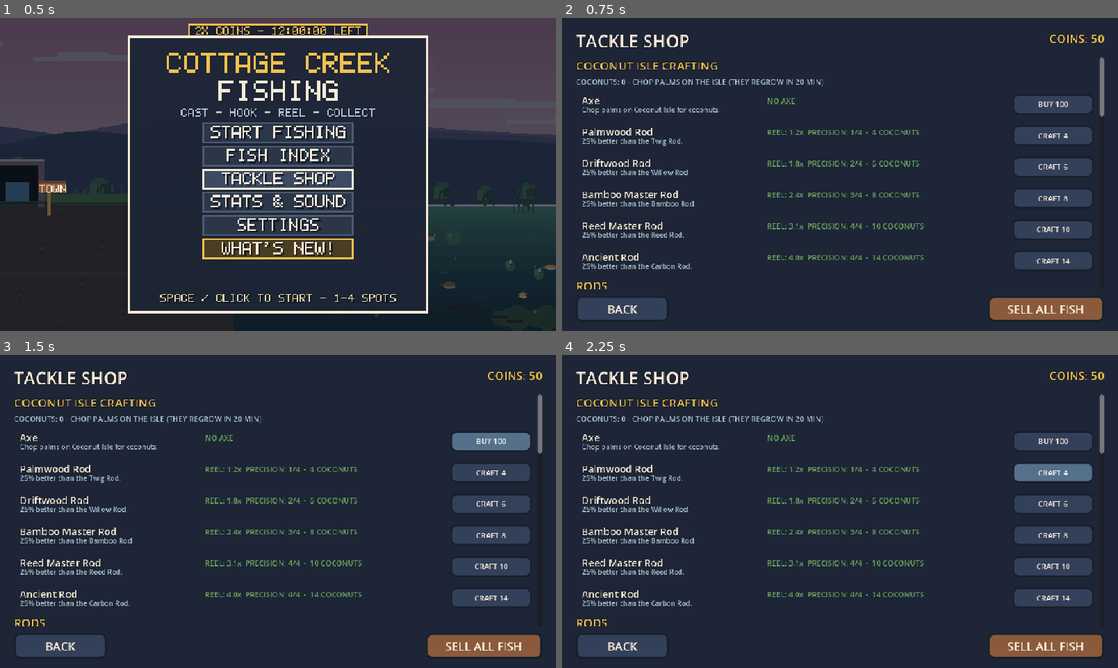
Above: before the commit, frames 1-4 (two rows, left to right).
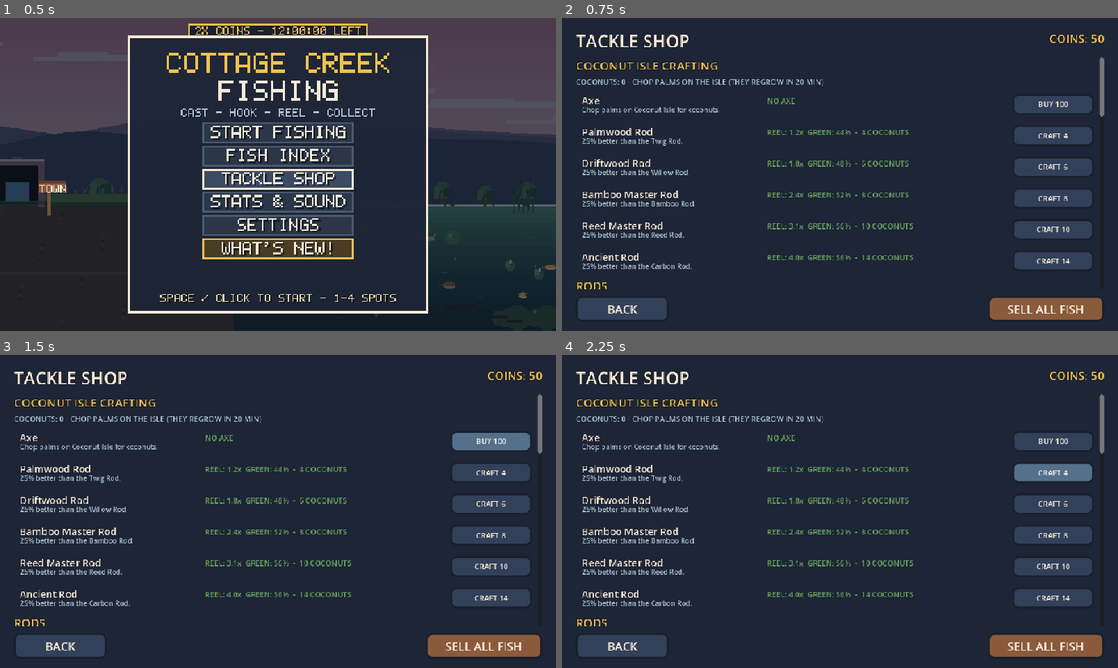
Above: after the commit, the same moments.

Repository: timmywwe13-hub/simple
Game: Godot game, scene res://main.tscn
The game is run twice, just before and just after one commit, with the same random seed, the same clock (stepped at 60 frames per second) and the same inputs.
Inputs (mouse positions are in pixels of both pictures, inside the frame that each line leads up to):
- Up to frame 1 (0.5 s): no input
- Up to frame 2 (0.75 s): tap Enter (ui_accept) at 0.5 s; move the mouse to (962, 158) at 0.52 s; press the mouse at (962, 158) at 0.53 s; hold Right (move_right) from 0.53 s (still down)
- Up to frame 3 (1.5 s): tap Enter (ui_accept) at 0.77, 1.07 s; release Right (move_right) at 1.25 s; release the mouse at (400, 495) at 1.25 s; click "BUY 100" at 1.25 s
- Up to frame 4 (2.25 s): click "CRAFT 4" at 2 s

Frame 1 is identical in both runs. In frame 2, 1.0% of the frame differs, in the area x 44-66%, y 35-78%; in frame 3, 1.0%; in frame 4, 1.0%.

Commit message:
Rebalance fishing minigames and ship v1.8.1

Diff:
--- a/project.godot
+++ b/project.godot
@@ -11,7 +11,7 @@
 [application]
 
 config/name="Cottage Creek Fishing"
-config/version="1.8"
+config/version="1.8.1"
 run/main_scene="res://main.tscn"
 config/use_custom_user_dir=true
 config/custom_user_dir_name="simple"
--- a/scripts/ShopDB.gd
+++ b/scripts/ShopDB.gd
@@ -3,17 +3,20 @@
 
 ## Shop / upgrade data. All static.
 
+const GREEN_BASE_PERCENT := 40
+const GREEN_STEP_PERCENT := 4
+
 static var RODS := {
 	"rod_stick": {"id": "rod_stick", "name": "Twig Rod", "cost": 0,
-		"reel_speed": 1.0, "timing_window": 0.18, "desc": "A bent stick. Slow reeling.", "owned": true},
+		"reel_speed": 1.0, "timing_window": 0.18, "desc": "A bent stick. Slow reeling, 40% green window.", "owned": true},
 	"rod_wood": {"id": "rod_wood", "name": "Willow Rod", "cost": 150,
-		"reel_speed": 1.4, "timing_window": 0.22, "desc": "Smoother flex and a faster reel, but a tighter target.", "owned": false},
+		"reel_speed": 1.4, "timing_window": 0.22, "desc": "Faster reel and a 4% wider green window.", "owned": false},
 	"rod_bamboo": {"id": "rod_bamboo", "name": "Bamboo Rod", "cost": 500,
-		"reel_speed": 1.9, "timing_window": 0.28, "desc": "Quick reel and a small target that shifts each pass.", "owned": false},
+		"reel_speed": 1.9, "timing_window": 0.28, "desc": "Quick reel and an 8% wider green window.", "owned": false},
 	"rod_fiber": {"id": "rod_fiber", "name": "Reed Rod", "cost": 1200,
-		"reel_speed": 2.5, "timing_window": 0.36, "desc": "Very fast reel. The green target moves every pass.", "owned": false},
+		"reel_speed": 2.5, "timing_window": 0.36, "desc": "Very fast reel and a 12% wider green window.", "owned": false},
 	"rod_carbon": {"id": "rod_carbon", "name": "Carbon Rod", "cost": 2600,
-		"reel_speed": 3.2, "timing_window": 0.42, "desc": "Tournament blank: fastest reel, smallest moving target.", "owned": false},
+		"reel_speed": 3.2, "timing_window": 0.42, "desc": "Tournament blank: fastest reel and a 16% wider green window.", "owned": false},
 }
 
 ## Island-crafted rods: exactly 25% better than the shop rod they are
@@ -111,6 +114,27 @@
 		"speed": 215.0, "value_mult": 1.20, "desc": "Deep-sea ready. Fish fetch 20% more.", "owned": false},
 }
 
+## Rod tier from the hidden timing_window marker: 0 = Twig, 4 = Carbon.
+## Crafted rod timings map through these same thresholds.
+static func rod_tier(rod_id: String) -> int:
+	var tw := float(item("rods", rod_id).get("timing_window", 0.18))
+	if tw >= 0.40:
+		return 4
+	if tw >= 0.34:
+		return 3
+	if tw >= 0.26:
+		return 2
+	if tw >= 0.20:
+		return 1
+	return 0
+
+
+## Total width of the timing green as a percentage of the bar. Every shop
+## rod adds 4 points; crafted rods sit one tier above their base rod.
+static func rod_green_percent(rod_id: String) -> int:
+	return GREEN_BASE_PERCENT + GREEN_STEP_PERCENT * rod_tier(rod_id)
+
+
 static func category(category: String) -> Dictionary:
 	return _db(category)
 
--- a/scripts/changelog.gd
+++ b/scripts/changelog.gd
@@ -6,9 +6,19 @@
 ## list. Bump VERSION and add a new entry on every release; the menu shows
 ## a "!" badge until the player opens the screen once (GameState.seen_version).
 
-const VERSION := "1.8"
+const VERSION := "1.8.1"
 
 const ENTRIES := [
+	{
+		"version": "1.8.1",
+		"title": "A FAIRER GREEN",
+		"items": [
+			"MINIGAME PICK - every hooked fish now rolls 50/50 between the timing bar and the tug-of-war, no matter the species or rarity, so both minigames stay in rotation.",
+			"TIMING GREEN - the timing green now picks one spot when the fish is hooked and stays there for that fish; it no longer jumps every pass. It covers 40% of the bar, and every rod tier widens it by another 4% (40 / 44 / 48 / 52 / 56%), so a normal reaction can hit it.",
+			"TUG-OF-WAR GREEN - the tug band starts at 44% wide, but it drifts slowly across the bar, so follow it with the tension marker instead of holding one spot. Better rods and lines widen it further.",
+			"SHOP CLARITY - rod cards now show GREEN % instead of the old precision number, and the rod descriptions explain the +4% window per tier.",
+		],
+	},
 	{
 		"version": "1.8",
 		"title": "ALL IN AT THE LUCKY LILY",
--- a/scripts/main.gd
+++ b/scripts/main.gd
@@ -25,16 +25,18 @@
 const ART_FADE := 0.8
 
 ## Fishing minigame balance, tuned for human reaction times: a generous
-## hook window, a slow readable sweep on the timing bar, and a forgiving
-## tug-of-war for big fish - slow tension drift, a wide green band (better
-## lines widen it further), and the fish only escapes after the line has
-## been fully slack or fully strained for TUG_PEG seconds straight.
+## hook window, a readable sweep on the timing bar, and a forgiving
+## tug-of-war. The timing green picks one spot per fish and starts at 40%
+## of the bar (every rod adds 4% width). Each hooked fish randomly gets
+## either the timing minigame or the tug-of-war 50/50, regardless of
+## species or rarity. The tug green starts at 44% and drifts slowly so the
+## player has to follow it; rods and lines widen that band too.
 const BITE_WINDOW := 2.2
 const TIMING_SWEEP := 0.5
-const TIMING_ACCEPT := 0.8
 const TUG_BUILD := 0.55
 const TUG_DECAY := 0.45
-const TUG_BAND := 0.2
+const TUG_BAND := 0.22
+const TUG_GREEN_SPEED := 0.20
 const TUG_HOLD := 1.2
 const TUG_PEG := 0.8
 
@@ -43,7 +45,7 @@
 ## input latency - clicking the green no longer randomly reads as a miss.
 const TIMING_GRACE := 0.03
 
-## Big-fish tug: a quick tap works like a short pump, so clicking in the
+## Tug-of-war: a quick tap works like a short pump, so clicking in the
 ## green lands fish just like holding the button does.
 const TUG_TAP_PUMP := 0.07
 const TUG_TAP_PROGRESS := 0.45
@@ -123,6 +125,8 @@
 var reel_dir := 1.0
 var reel_hold := false
 var reel_tension := 0.5
+var tug_center := 0.5
+var tug_dir := 1.0
 var tug_ok_time := 0.0
 var tug_peg_time := 0.0
 var catch_fish_id := ""
@@ -131,6 +135,9 @@
 var catch_rarity := ""
 var catch_coins := 0
 var catch_perfect := false
+## True when this fish's reel uses the tug-of-war instead of the timing bar.
+## Rolled 50/50 after the hook lands, so either fish can use either mode.
+var tug_fight := false
 ## Bait used for the current cast ("" = fishing bare, caught via
 ## GameState.consume_bait() when the cast starts).
 var cast_bait := ""
@@ -707,7 +714,7 @@
 		STATE_BITE:
 			return "HOOK"
 		STATE_REEL:
-			return "HOLD" if _is_big_fish() else "REEL"
+			return "HOLD" if _is_tug_fight() else "REEL"
 		_:
 			return "CAST"
 
@@ -1280,11 +1287,9 @@
 	msg("BITE! PRESS SPACE OR CLICK TO HOOK")
 
 
-## Timing minigame target. Higher-tier rods reel faster but the green is
-## smaller *and* relocates every time the marker bounces, so holding or
-## autoclicking a fixed spot cannot land fish any more.
+## Timing minigame target. The green is chosen once when the fish is
+## hooked and stays put for that fish; better rods make it wider.
 var timing_center := 0.5
-var timing_shifts := 0
 
 func _hook_success() -> void:
 	hooked = false
@@ -1292,18 +1297,22 @@
 	_select_catch()
 	state = STATE_REEL
 	reel_active = true
-	reel_pos = 0.5
+	# Start the timing marker at the left edge so a half-bar green is still
+	# a real timing test instead of an instant click at the centre.
+	reel_pos = 0.0
 	reel_dir = 1.0
 	reel_hold = false
 	reel_tension = 0.5
+	tug_center = 0.5
+	tug_dir = 1.0 if randf() < 0.5 else -1.0
 	tug_ok_time = 0.0
 	tug_peg_time = 0.0
-	timing_shifts = 0
 	timing_center = _first_timing_center()
-	if _is_big_fish():
-		msg("HEAVY FIGHT - HOLD TO REEL, KEEP THE MARKER IN THE GREEN")
+	tug_fight = _roll_fight_mode()
+	if tug_fight:
+		msg("TUG-OF-WAR - HOLD TO REEL, FOLLOW THE GREEN")
 	else:
-		msg("PRESS IN THE GREEN ZONE")
+		msg("TIMING CAST - PRESS IN THE GREEN")
 
 
 func _hook_fail() -> void:
@@ -1315,8 +1324,13 @@
 	fx_shake(0.6)
 
 
-func _is_big_fish() -> bool:
-	return GameTheme.get_rarity_rate(catch_rarity) < 0.25
+## 50/50 pick between the timing bar and the tug-of-war for this fish.
+func _roll_fight_mode() -> bool:
+	return randf() < 0.5
+
+
+func _is_tug_fight() -> bool:
+	return tug_fight
 
 
 func _lantern() -> Dictionary:
@@ -1382,7 +1396,7 @@
 func _update_reel(dt: float) -> void:
 	var target := rod_tip
 	bobber_pos = bobber_pos.lerp(target, clampf(dt * 0.9, 0.0, 1.0))
-	if _is_big_fish():
+	if _is_tug_fight():
 		_update_tug(dt)
 	else:
 		_update_timing(dt)
@@ -1390,16 +1404,15 @@
 
 func _update_timing(dt: float) -> void:
 	var prev_pos := reel_pos
-	# better rods sweep faster; that speed is the upgrade's trade-off
-	reel_pos += reel_dir * dt * TIMING_SWEEP * _rod_reel_speed()
+	# The sweep speed is the same on every rod, so the wider green is a
+	# real 4% improvement instead of being cancelled by a faster marker.
+	reel_pos += reel_dir * dt * TIMING_SWEEP
 	if reel_pos > 1.0:
 		reel_pos = 1.0
 		reel_dir = -1.0
-		_shift_timing_center()
 	elif reel_pos < 0.0:
 		reel_pos = 0.0
 		reel_dir = 1.0
-		_shift_timing_center()
 	if _pressed():
 		_finish_timing(prev_pos)
 
@@ -1421,66 +1434,45 @@
 
 
 ## Which rod this is: 0 = Twig, 4 = Carbon/Ancient. Crafted island rods
-## rank with the shop rod they are built from.
+## sit one tier above their base shop rod.
+func _rod_id() -> String:
+	return String(GameState.gear.get("rod", "rod_stick"))
+
+
 func _rod_tier_rank() -> int:
-	var base := float(ShopDB.item("rods", String(GameState.gear.get("rod", "rod_stick"))).get("timing_window", 0.18))
-	if base >= 0.40:
-		return 4
-	if base >= 0.34:
-		return 3
-	if base >= 0.26:
-		return 2
-	if base >= 0.20:
-		return 1
-	return 0
-
-
+	return ShopDB.rod_tier(_rod_id())
+
+
+## Reel power for the tug-of-war; the timing sweep stays constant so the
+## wider green is the actual upgrade.
 func _rod_reel_speed() -> float:
-	return maxf(0.6, float(ShopDB.item("rods", String(GameState.gear.get("rod", "rod_stick"))).get("reel_speed", 1.0)))
-
-
-## Half-width of the green target. High-tier rods get a *smaller* target
-## (the upgrade is speed, not an easier click), shrinking to 38% of the
-## Twig Rod's window. Rarer fish tighten it a little further.
+	return maxf(0.6, float(ShopDB.item("rods", _rod_id()).get("reel_speed", 1.0)))
+
+
+## Half-width of the timing green. 40% of the bar on the Twig Rod, plus
+## 4 percentage points for every rod tier: 40 / 44 / 48 / 52 / 56%.
 func _green_half() -> float:
-	var tier_t := float(_rod_tier_rank()) / 4.0
-	return TIMING_ACCEPT * 0.18 * lerpf(1.0, 0.38, tier_t) * _fight_scale()
-
-
-## Low-tier rods always keep the target in the middle (easy to learn).
-## Bamboo and above start somewhere random and move on every bounce.
+	return float(ShopDB.rod_green_percent(_rod_id())) / 200.0
+
+
+## Pick the green's position once per fish. It does not move again while
+## that fish is being reeled in.
 func _first_timing_center() -> float:
-	if _rod_tier_rank() < 2:
-		return 0.5
 	return _random_timing_center(0.5)
-
-
-func _shift_timing_center() -> void:
-	if _rod_tier_rank() < 2:
-		return
-	timing_center = _random_timing_center(timing_center)
-	timing_shifts += 1
 
 
 func _random_timing_center(previous: float) -> float:
 	var half := _green_half()
-	var lo := 0.10 + half
-	var hi := 0.90 - half
+	var lo := half + 0.01
+	var hi := 1.0 - half - 0.01
 	if hi <= lo:
 		return 0.5
 	var best := previous
-	# at least ~0.14 away from the last spot, so a held click misses
 	for i in range(8):
 		best = randf_range(lo, hi)
-		if absf(best - previous) >= 0.14:
+		if absf(best - previous) >= 0.10:
 			break
 	return best
-
-
-## Kept for the shop stat line: the old "window" number is now the
-## precision rating (smaller = tighter target).
-func _timing_window() -> float:
-	return _green_half()
 
 
 ## 1.0 for common fish, a touch tighter for the rare ones.
@@ -1492,12 +1484,26 @@
 		_: return 1.0
 
 
-## Big-fish tug-of-war: holding reels in and raises tension, releasing
+## Tug-of-war minigame: holding reels in and raises tension, releasing
 ## lets it fall. Keep the marker in the green band long enough to land the
 ## fish. The line only snaps after it has been fully slack or fully
 ## strained for TUG_PEG seconds straight, so one clumsy pause is
 ## survivable - the old build failed within half a second no matter what.
 func _update_tug(dt: float) -> void:
+	var band := _tug_band()
+	# The green drifts slowly across the bar. Follow it with the tension
+	# marker; it reverses at the edges instead of wrapping.
+	tug_center += tug_dir * TUG_GREEN_SPEED * dt
+	var center_lo := band + 0.03
+	var center_hi := 1.0 - band - 0.03
+	if center_hi <= center_lo:
+		tug_center = 0.5
+	elif tug_center < center_lo:
+		tug_center = center_lo
+		tug_dir = 1.0
+	elif tug_center > center_hi:
+		tug_center = center_hi
+		tug_dir = -1.0
 	# A click is a short pump rather than one frame of holding, so tapping
 	# in the green reels the fish in just like holding the button does.
 	var tapped := _pressed()
@@ -1515,15 +1521,18 @@
 			return
 	else:
 		tug_peg_time = 0.0
-	if absf(reel_tension - 0.5) < _tug_band():
-		tug_ok_time += dt
+	if absf(reel_tension - tug_center) < band:
+		# Better rods pull the fish in a little faster once you are in the
+		# green; the wider band above is the bigger part of the upgrade.
+		var reel_power := 1.0 + (_rod_reel_speed() - 1.0) * 0.15
+		tug_ok_time += dt * reel_power
 		if tapped:
 			tug_ok_time += TUG_TAP_PROGRESS
 	else:
 		# a short misstep only slows the landing, it does not reset it
 		tug_ok_time = maxf(0.0, tug_ok_time - dt * 0.5)
 	if tug_ok_time >= TUG_HOLD:
-		var perfect := absf(reel_tension - 0.5) < _tug_band() * 0.3
+		var perfect := absf(reel_tension - tug_center) < band * 0.3
 		_complete_catch(true, perfect)
 
 
@@ -1535,11 +1544,13 @@
 	return Input.is_action_pressed("click") and not _click_blocked()
 
 
-## Safe tension band around the middle; better lines widen it (the line's
-## ShopDB escape_chance), so the upgrade finally matters in the fight.
+## Safe tension band. It starts at 44% of the bar, gains 2 half-width
+## points (4% total width) per rod tier, and better lines widen it a little
+## more. This is the width of the moving green on the tug bar.
 func _tug_band() -> float:
 	var line := ShopDB.item("lines", String(GameState.gear.get("line", "line_nylon")))
-	return (TUG_BAND + (0.3 - float(line.get("escape_chance", 0.3))) * 0.5) * _fight_scale()
+	var line_bonus := (0.3 - float(line.get("escape_chance", 0.3))) * 0.2
+	return clampf(TUG_BAND + float(_rod_tier_rank()) * 0.02 + line_bonus, TUG_BAND, 0.45)
 
 
 func _complete_catch(success: bool, perfect := false) -> void:
@@ -2760,17 +2771,9 @@
 func _stat_line(category: String, d: Dictionary) -> String:
 	match category:
 		"rods":
-			var tw := float(d.get("timing_window", 0.18))
-			var tier := 0
-			if tw >= 0.40:
-				tier = 4
-			elif tw >= 0.34:
-				tier = 3
-			elif tw >= 0.26:
-				tier = 2
-			elif tw >= 0.20:
-				tier = 1
-			return "REEL: %.1fx  PRECISION: %d/4" % [float(d.get("reel_speed", 1.0)), tier]
+			var rod_id := String(d.get("id", ""))
+			return "REEL: %.1fx  GREEN: %d%%" % [float(d.get("reel_speed", 1.0)),
+					ShopDB.rod_green_percent(rod_id)]
 		"lines": return "KEEP: %.0f%%" % [(1.0 - float(d.get("escape_chance", 0.3))) * 100.0]
 		"baits":
 			var bait_id := String(d.get("id", ""))
@@ -3992,11 +3995,11 @@
 	var bar_w := w - 32.0
 	var bar_y := y + 22.0
 	_pixel_rect(Rect2(bar_x, bar_y, bar_w, 12.0), Color("#22314a"))
-	if _is_big_fish():
+	if _is_tug_fight():
 		var band := _tug_band()
-		_pixel_rect(Rect2(bar_x + bar_w * (0.5 - band), bar_y, bar_w * band * 2.0, 12.0), GameTheme.LEAF)
+		_pixel_rect(Rect2(bar_x + bar_w * (tug_center - band), bar_y, bar_w * band * 2.0, 12.0), GameTheme.LEAF)
 		_pixel_rect(Rect2(bar_x + bar_w * reel_tension - 2.0, bar_y - 5.0, 4.0, 22.0), GameTheme.CREAM)
-		PixFont.draw_text_shadowed(self, Vector2(bar_x, y + 6.0), "HOLD TO REEL - KEEP IT GREEN",
+		PixFont.draw_text_shadowed(self, Vector2(bar_x, y + 6.0), "HOLD TO REEL - FOLLOW THE GREEN",
 				Color("#cfe0ec"), Color("#050a12", 0.6), 2, 1, 1)
 	else:
 		var good := _green_half()
@@ -4004,9 +4007,7 @@
 				GameTheme.LEAF)
 		_pixel_rect(Rect2(bar_x + bar_w * timing_center - 1.5, bar_y, 3.0, 12.0), GameTheme.GOLD)
 		_pixel_rect(Rect2(bar_x + bar_w * reel_pos - 2.0, bar_y - 5.0, 4.0, 22.0), GameTheme.CREAM)
-		var hint := "HIT THE GREEN - PERFECT BONUS"
-		if _rod_tier_rank() >= 2:
-			hint = "THE GREEN MOVES - HIT IT"
+		var hint := "HIT THE GREEN - SET ONCE PER FISH"
 		PixFont.draw_text_shadowed(self, Vector2(bar_x, y + 6.0), hint,
 				Color("#cfe0ec"), Color("#050a12", 0.6), 2, 1, 1)
 
--- a/scripts/store.gd
+++ b/scripts/store.gd
@@ -92,8 +92,8 @@
 		var text := "EQUIPPED" if equipped else ("EQUIP" if owned else "CRAFT %d" % int(d.get("cost", 4)))
 		_craft_row(body, String(d.get("name", id)),
 				"%s - %d COCONUTS" % [String(d.get("desc", "")), int(d.get("cost", 4))],
-				"SPEED %.2fx  WIN %.3f" % [float(d.get("reel_speed", 1.0)),
-						float(d.get("timing_window", 0.2))],
+				"SPEED %.2fx  GREEN %d%%" % [float(d.get("reel_speed", 1.0)),
+						ShopDB.rod_green_percent(rod_id)],
 				text, _on_craft.bind(rod_id))
 
 
@@ -153,7 +153,10 @@
 
 func _stat_line(category: String, d: Dictionary) -> String:
 	match category:
-		"rods": return "SPEED: %.1fx  WINDOW: %.2f" % [float(d.get("reel_speed", 1.0)), float(d.get("timing_window", 0.2))]
+		"rods":
+			var rod_id := String(d.get("id", ""))
+			return "SPEED: %.1fx  GREEN: %d%%" % [float(d.get("reel_speed", 1.0)),
+					ShopDB.rod_green_percent(rod_id)]
 		"lines": return "KEEP: %.0f%%" % [(1.0 - float(d.get("escape_chance", 0.3))) * 100.0]
 		"baits":
 			var bait_id := String(d.get("id", ""))
Not shown, changed: build/web/index.pck
